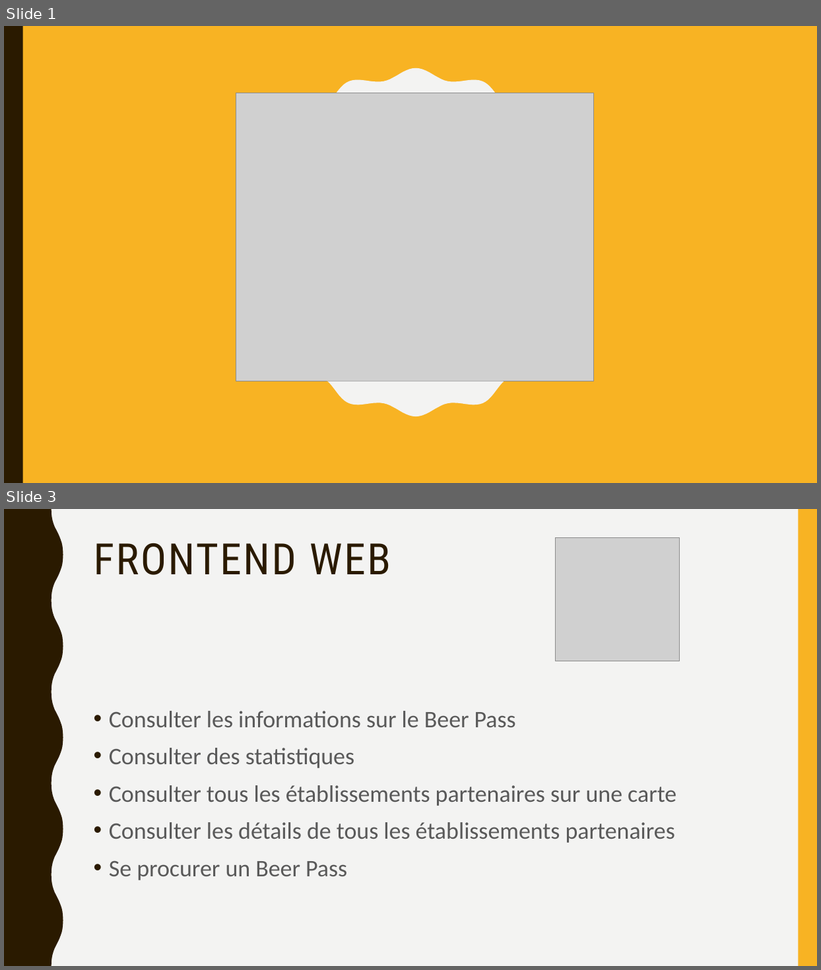
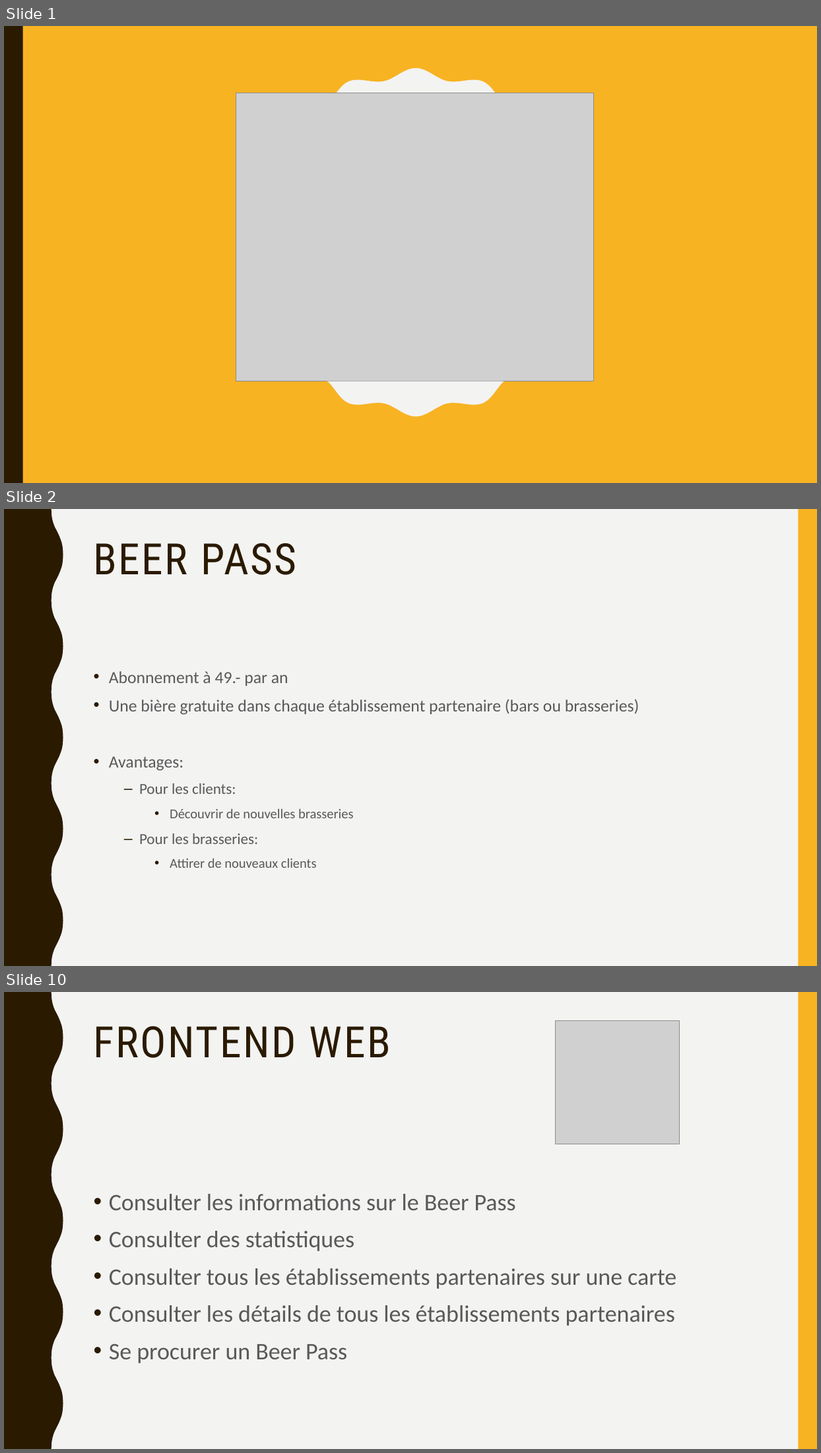
Before and after one commit to Nooka10/ProjetScala, a slide deck: Presentation_BeerPass.pptx. Shown one above the other, each under a label of ours: slides 1 and 3 before the commit, slides 1, 2 and 10 after it; the slides between them are not shown. The pictures are 821x970 and 821x1453 pixels, drawn with LibreOffice and Linux fonts; fonts in the diff are those of the drawing; grey boxes stand for pictures; background and template pictures are left out. Boxes give left, top, right and bottom in pixels: in the first picture for what was removed or moved away, otherwise in the second. Text is boxed around its words. In the diff, an @@ line names an element or a change of style, - is before the commit and + after.

```diff
--- a/Presentation_BeerPass.pptx
+++ b/Presentation_BeerPass.pptx
@@ slide 2 added at (x1=4, y1=509, x2=817, y2=966), background #F3F3F2; not listed: 2 template elements that a slide beside it also shows @@
@@ title added at (x1=94, y1=543, x2=297, y2=575), 51 pt, text #2A1A00 @@
+BEER PASS
@@ text added at (x1=109, y1=671, x2=640, y2=868), 20 pt, text #595959 @@
+• Abonnement à 49.- par an
+• Une bière gratuite dans chaque établissement partenaire (bars ou brasseries)
+• Avantages:
+  – Pour les clients:
+    • Découvrir de nouvelles brasseries
+  – Pour les brasseries:
+    • Attirer de nouveaux clients
@@ what was slide 3 is now slide 10 @@
```
Also in this commit, not shown: 8 other slides added.
